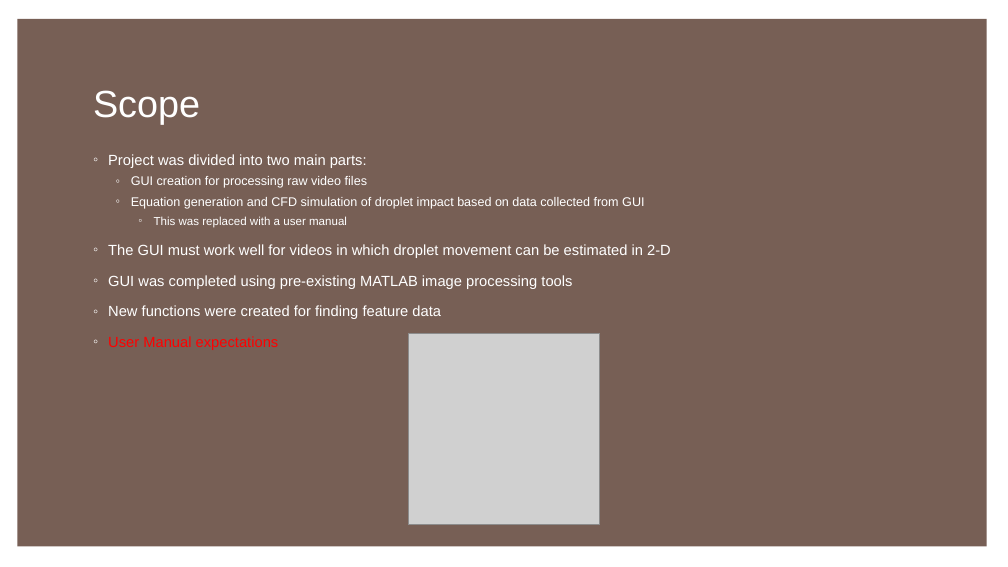
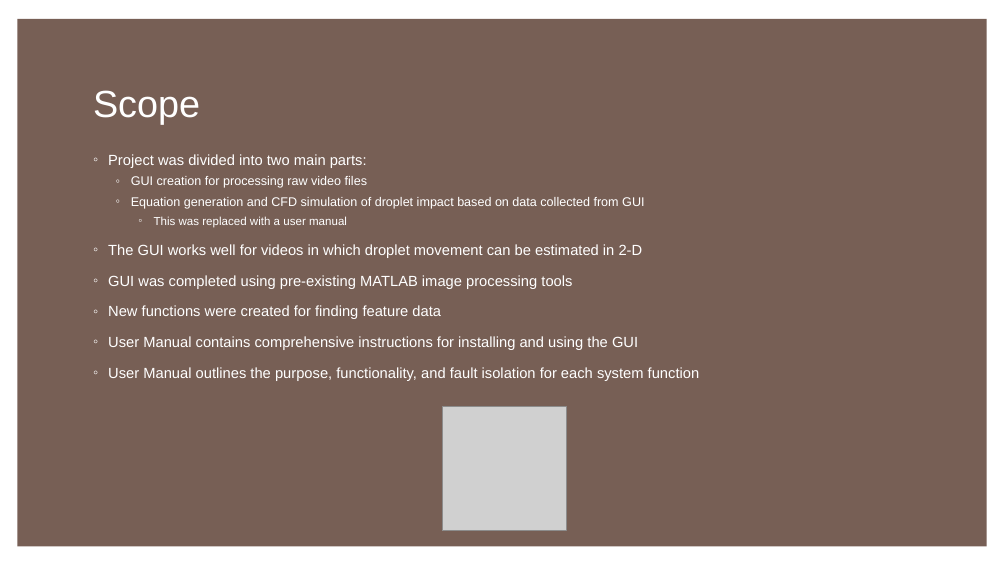
Before and after one commit to IFDL-WSU/Viscous-Droplet-Impact, a slide deck: slide 5 of Final Presentation/MECH417_Team4_FinalPresentation.pptx. Drawn at 1008x567 pixels with LibreOffice and Linux fonts; fonts in the diff are those of the drawing; grey boxes stand for pictures. Boxes give left, top, right and bottom in pixels: in the first picture for what was removed or moved away, otherwise in the second. Text is boxed around its words. In the diff, an @@ line names an element or a change of style, - is before the commit and + after.

Commit message:
Update scope slide

```diff
--- a/Final Presentation/MECH417_Team4_FinalPresentation.pptx
+++ b/Final Presentation/MECH417_Team4_FinalPresentation.pptx
@@ text at <box>108,244,643,258</box>: text changed @@
-◦ The GUI must work well for videos in which droplet movement can be estimated in 2-D
+◦ The GUI works well for videos in which droplet movement can be estimated in 2-D
@@ text at <box>108,336,700,381</box>: text changed; text colour #FF0000 to #FFFFFF @@
-◦ User Manual expectations
+◦ User Manual contains comprehensive instructions for installing and using the GUI
+◦ User Manual outlines the purpose, functionality, and fault isolation for each system function
@@ picture: place and size @@
-picture at <box>408,333,600,525</box>
+picture at <box>442,407,566,531</box>
```
